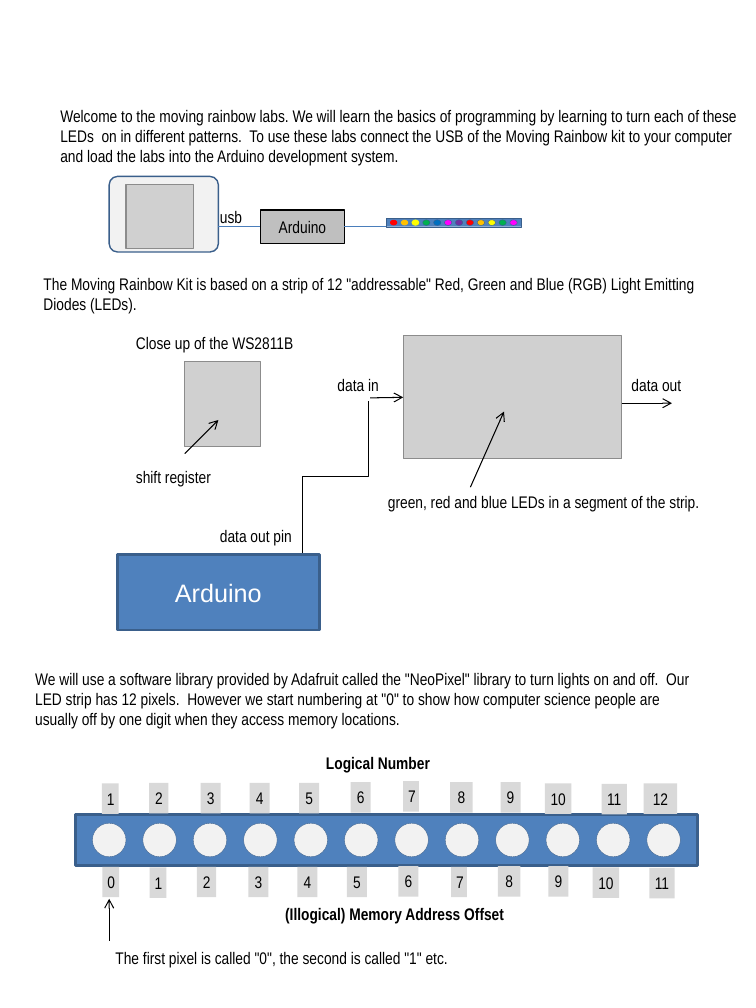
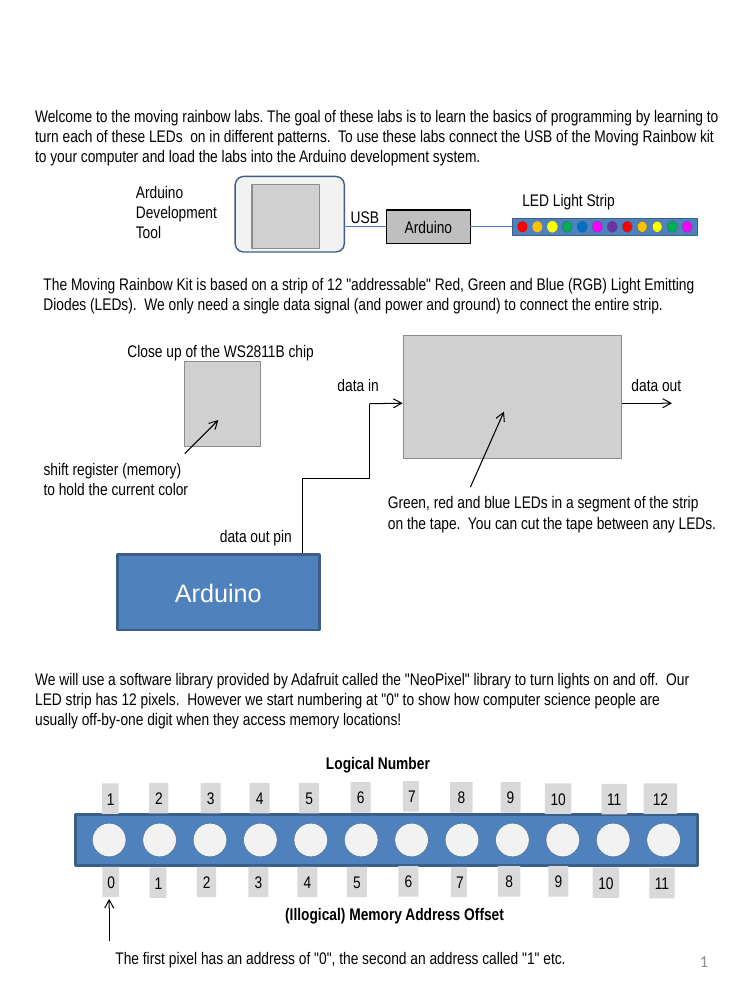
Before and after one commit to dmccreary/moving-rainbow, a slide deck: slide 1 of guide/Lab-Guide.pptx. Drawn at 756x1008 pixels with LibreOffice and Linux fonts; fonts in the diff are those of the drawing; grey boxes stand for pictures; background and template pictures are left out. Boxes give left, top, right and bottom in pixels: in the first picture for what was removed or moved away, otherwise in the second. Text is boxed around its words. In the diff, an @@ line names an element or a change of style, - is before the commit and + after.

Commit message:
Added labs 2 to 10 and PPT guide

```diff
--- a/guide/Lab-Guide.pptx
+++ b/guide/Lab-Guide.pptx
@@ text at bbox=[35, 110, 718, 166]: text changed @@
-Welcome to the moving rainbow labs. We will learn the basics of programming by learning to turn each of these LEDs on in different patterns. To use these labs connect the USB of the Moving Rainbow kit to your computer and load the labs into the Arduino development system.
+Welcome to the moving rainbow labs. The goal of these labs is to learn the basics of programming by learning to turn each of these LEDs on in different patterns. To use these labs connect the USB of the Moving Rainbow kit to your computer and load the labs into the Arduino development system.
@@ 1 picture, 1 rectangle, 1 rounded rectangle: place and size @@
-1 picture, 1 rectangle, 1 rounded rectangle at bbox=[109, 176, 344, 252]
+1 picture, 1 rectangle, 1 rounded rectangle at bbox=[235, 176, 470, 252]
@@ text added at bbox=[136, 186, 217, 238], 12 pt, text #000000 @@
+Arduino
+Development
+Tool
@@ text added at bbox=[522, 194, 615, 210], 12 pt, text #000000 @@
+LED Light Strip
@@ text at bbox=[351, 211, 379, 227]: text changed @@
-usb
+USB
@@ line moved from (219, 227) - (260, 227) to (471, 227) - (512, 227) @@
@@ rectangle: place and size @@
-rectangle at bbox=[386, 219, 520, 227]
+rectangle at bbox=[512, 219, 697, 236]
@@ ellipse: place and size @@
-ellipse at bbox=[390, 220, 397, 226]
+ellipse at bbox=[517, 221, 527, 232]
@@ ellipse: place and size @@
-ellipse at bbox=[401, 220, 408, 226]
+ellipse at bbox=[532, 221, 542, 232]
@@ ellipse: place and size @@
-ellipse at bbox=[412, 220, 419, 226]
+ellipse at bbox=[547, 221, 557, 232]
@@ ellipse: place and size @@
-ellipse at bbox=[422, 220, 429, 226]
+ellipse at bbox=[562, 221, 573, 232]
@@ ellipse: place and size @@
-ellipse at bbox=[433, 220, 440, 226]
+ellipse at bbox=[578, 221, 588, 232]
@@ ellipse: place and size @@
-ellipse at bbox=[445, 220, 452, 226]
+ellipse at bbox=[593, 221, 603, 232]
@@ ellipse: place and size @@
-ellipse at bbox=[456, 220, 463, 226]
+ellipse at bbox=[607, 221, 617, 232]
@@ ellipse: place and size @@
-ellipse at bbox=[467, 220, 474, 226]
+ellipse at bbox=[622, 221, 632, 232]
@@ ellipse: place and size @@
-ellipse at bbox=[477, 220, 484, 226]
+ellipse at bbox=[637, 221, 647, 232]
@@ ellipse: place and size @@
-ellipse at bbox=[488, 220, 495, 226]
+ellipse at bbox=[652, 221, 662, 232]
@@ ellipse: place and size @@
-ellipse at bbox=[499, 220, 506, 226]
+ellipse at bbox=[667, 221, 677, 232]
@@ ellipse: place and size @@
-ellipse at bbox=[510, 220, 517, 226]
+ellipse at bbox=[682, 221, 692, 232]
@@ text at bbox=[43, 278, 694, 314]: text changed @@
-The Moving Rainbow Kit is based on a strip of 12 "addressable" Red, Green and Blue (RGB) Light Emitting Diodes (LEDs).
+The Moving Rainbow Kit is based on a strip of 12 "addressable" Red, Green and Blue (RGB) Light Emitting Diodes (LEDs). We only need a single data signal (and power and ground) to connect the entire strip.
@@ text at bbox=[127, 345, 314, 361]: text changed @@
-Close up of the WS2811B
+Close up of the WS2811B chip
@@ elbow line moved from (302, 552) - (369, 400) to (302, 552) - (370, 404) @@
@@ arrow moved from (370, 398) - (403, 397) to (370, 404) - (403, 403) @@
@@ text at bbox=[44, 463, 188, 495]: text changed @@
-shift register
+shift register (memory)
+to hold the current color
@@ text at bbox=[388, 496, 716, 533]: text changed @@
-green, red and blue LEDs in a segment of the strip.
+Green, red and blue LEDs in a segment of the strip
+on the tape. You can cut the tape between any LEDs.
@@ text at bbox=[35, 673, 689, 729]: text changed @@
-We will use a software library provided by Adafruit called the "NeoPixel" library to turn lights on and off. Our LED strip has 12 pixels. However we start numbering at "0" to show how computer science people are usually off by one digit when they access memory locations.
+We will use a software library provided by Adafruit called the "NeoPixel" library to turn lights on and off. Our LED strip has 12 pixels. However we start numbering at "0" to show how computer science people are usually off-by-one digit when they access memory locations!
@@ text at bbox=[115, 952, 565, 968]: text changed @@
-The first pixel is called "0", the second is called "1" etc.
+The first pixel has an address of "0", the second an address called "1" etc.
@@ page number added at bbox=[700, 956, 708, 967], 12 pt, text #8C8C8C @@
+1
```
Also in this commit, not shown: 2 other slides changed, 9 slides added, 1 slide removed, 10 other files.
